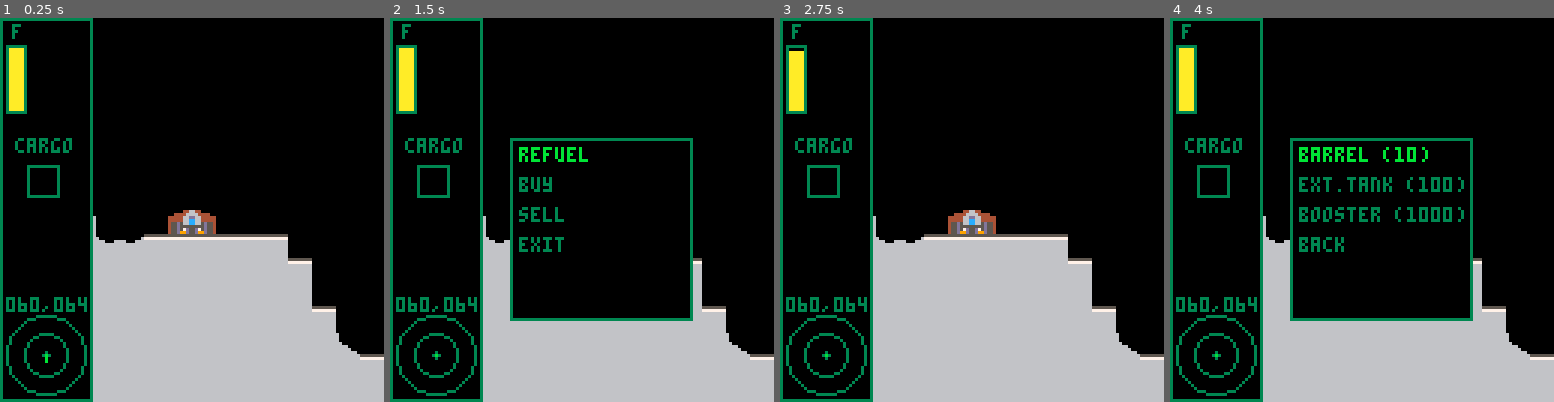
Above: before the commit, frames 1-4 (left to right).
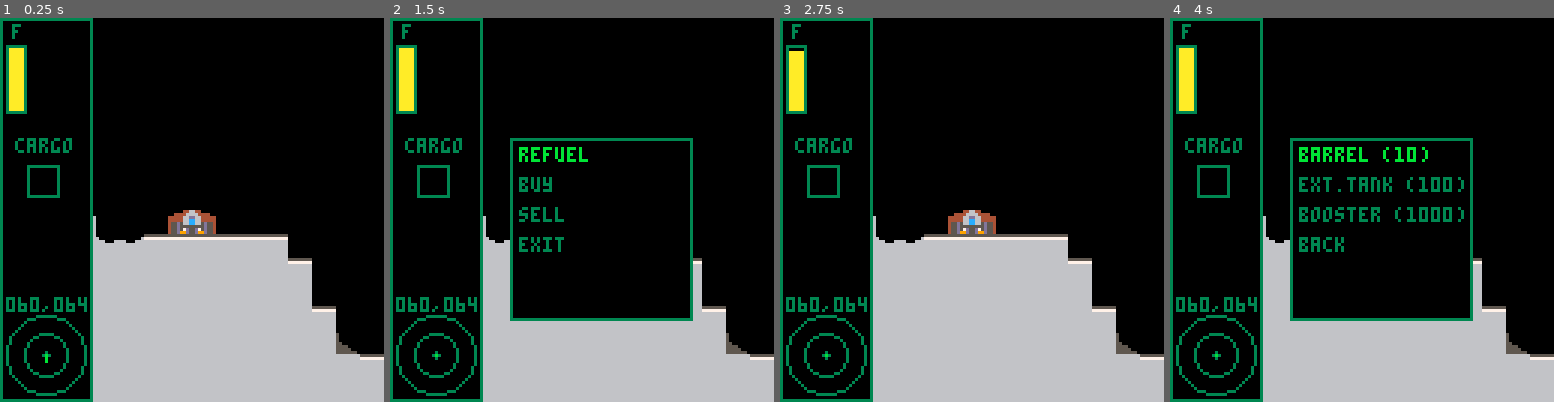
Above: after the commit, the same moments.

Repository: sam-higton/pico8-experiments
Game: PICO-8 cartridge lunar/lunar.p8
The game is run twice, just before and just after one commit, with the same random seed, the same clock (stepped at 60 frames per second) and the same inputs.
Inputs:
- Up to frame 1 (0.25 s): no input
- Up to frame 2 (1.5 s): tap O (Z key) at 0.7 s
- Up to frame 3 (2.75 s): hold Right 1.6-2.1 s; tap O (Z key) at 1.7, 2.1, 2.5 s; hold Up 2.15-2.42 s; hold Right from 2.47 s (still down)
- Up to frame 4 (4 s): tap O (Z key) at 2.9, 3.3, 3.7 s; release Right at 3.03 s; hold Left 3.08-3.58 s; hold Down 3.63-3.97 s

The runs differ from the first frame. In frame 1, 0.1% of the frame differs, in the area x 87-93%, y 82-88%; in frame 2, 0.1%; in frame 3, 0.1%; in frame 4, 0.1%.

Commit message:
adding starfield demo

Diff:
--- a/lunar/lunar.p8
+++ b/lunar/lunar.p8
@@ -6,6 +6,7 @@
 local playership
 local crashed_ships = {}
 local barrels = {}
+local layer_1 = {}
 
 local ship = {}
 ship.__index = ship
@@ -44,7 +45,7 @@
     self:update_menu()
 
     if btnp(⬇️) and not self.in_menu then
-        self:deploy_cargo()
+        self:manage_cargo()
     end
 end
 
@@ -168,6 +169,14 @@
     self.selected_item = 1
 end
 
+function ship:manage_cargo()
+    map_pos = self:map_pos()
+    target = mget(map_pos.x, map_pos.y)
+    if(target == 0) return self:deploy_cargo()
+
+    return self:retrieve_cargo(target)
+end
+
 function ship:deploy_cargo()
     if self.cargo == nil then return end
 
@@ -178,6 +187,15 @@
         pos=pos,
         fuel=50
     })
+end
+
+function ship:retrieve_cargo(cargo)
+    if (self.cargo != nil) return
+    if (fget(cargo, 4)) return
+
+    self.cargo = cargo
+    pos = self:map_pos()
+    mset(pos.x, pos.y, 0)
 end
 
 function ship:back()
@@ -498,22 +516,22 @@
 end
 
 __gfx__
-00000000000660006666666655555555000000000000000055555555555555550099990000000000000000000000000000000000000000000000000000000000
-00000000006666006666666677777777000000066000000099999999666666660955559000000000000000000000000000000000000000000000000000000000
-00700700066dd6606666666666666666660006666660006655444554cc777cc70a9999a000000000000000000000000000000000000000000000000000000000
-00077000066cc6606666666666666666666666666666666644444444777777770aaa88a000000000000000000000000000000000000000000000000000000000
-00077000066cc6606666666666666666666666666666666644455446777777760aa8aaa000000000000000000000000000000000000000000000000000000000
-0070070055555555666666666666666666666666666666664445544677c7cc760aa88aa000000000000000000000000000000000000000000000000000000000
-0000000007000070666666666666666666666666666666664444444677c7777609a8aa9000000000000000000000000000000000000000000000000000000000
-0000000099000099666666666666666666666666666666666644446666777c660599995000000000000000000000000000000000000000000000000000000000
-00000000000000000666666666666660000000000000000000000000000000000000000000000000000000000000000000000000000000000000000000000000
-00000000000000000006666666666000000000066000000000000000000000000000000000000000000000000000000000000000000000000000000000000000
-0000000006d000000000666666660000000000066000000000000000000000000000000000000000000000000000000000000000000000000000000000000000
-00000000666600000000006666000000000000066000000000000000000000000000000000000000000000000000000000000000000000000000000000000000
-0000000066d666000000000660000000000000666600000000000000000000000000000000000000000000000000000000000000000000000000000000000000
-000000006dc666550000000660000000000066666666000000000000000000000000000000000000000000000000000000000000000000000000000000000000
-000000006c5755670000000660000000000666666666600000000000000000000000000000000000000000000000000000000000000000000000000000000000
-00000000559060090000000000000000066666666666666000000000000000000000000000000000000000000000000000000000000000000000000000000000
+00000000000660006666666655555555000000000000000055555555555555550099990000cccc00000000000000000000000000000000000000000000000000
+0000000000666600666666667777777700000006600000009999999966666666095555900c3333c0000000000000000000000000000000000000000000000000
+00700700066dd6606666666666666666660006666660006655444554cc777cc70a9999a0c33bb33c000000000000000000000000000000000000000000000000
+00077000066cc6606666666666666666666666666666666644444444777777770aaa88a0c3b88b3c000000000000000000000000000000000000000000000000
+00077000066cc6606666666666666666666666666666666644455446777777760aa8aaa0c3b88b3c000000000000000000000000000000000000000000000000
+0070070055555555666666666666666666666666666666664445544677c7cc760aa88aa0c33bb33c000000000000000000000000000000000000000000000000
+0000000007000070666666666666666666666666666666664444444677c7777609a8aa900c3333c0000000000000000000000000000000000000000000000000
+0000000099000099666666666666666666666666666666666644446666777c660599995000cccc00000000000000000000000000000000000000000000000000
+00000000000000000555555555555550000000000000000000000000000000000000000000000000000000000000000000000000000000000000000000000000
+00000000000000000005555555555000000000055000000000000000000000000000000000000000000000000000000000000000000000000000000000000000
+0000000006d000000000555555550000000000055000000000000000000000000000000000000000000000000000000000000000000000000000000000000000
+00000000666600000000005555000000000000055000000000000000000000000000000000000000000000000000000000000000000000000000000000000000
+0000000066d666000000000550000000000000555500000000000000000000000000000000000000000000000000000000000000000000000000000000000000
+000000006dc666550000000550000000000055555555000000000000000000000000000000000000000000000000000000000000000000000000000000000000
+000000006c5755670000000550000000000555555555500000000000000000000000000000000000000000000000000000000000000000000000000000000000
+00000000559060090000000000000000055555555555555000000000000000000000000000000000000000000000000000000000000000000000000000000000
 00000000000004444440000000000000000000000000000000000000000000000000000000000000000000000000000000000000000000000000000000000000
 00000000004444444444440000000000000000000000000000000000000000000000000000000000000000000000000000000000000000000000000000000000
 00000000444444444444444400000000000000000000000000000000000000000000000000000000000000000000000000000000000000000000000000000000
@@ -627,7 +645,7 @@
 20202020202020202020202020202020202020202020202020202020202020202020202020202020202020202020202020202020202020202020202020202020
 20202020202020202020202020202020202020202020202020202020202020202020202020202020202020202020202020202020202020202020202020202020
 __gff__
-0000010102020509200000000000000000000000000000000000000000000000001010000000000000000000000000000000000000000000000000000000000000000000000000000000000000000000000000000000000000000000000000000000000000000000000000000000000000000000000000000000000000000000
+0000010102020509204000000000000000000000000000000000000000000000001010000000000000000000000000000000000000000000000000000000000000000000000000000000000000000000000000000000000000000000000000000000000000000000000000000000000000000000000000000000000000000000
 0000000000000000000000000000000000000000000000000000000000000000000000000000000000000000000000000000000000000000000000000000000000000000000000000000000000000000000000000000000000000000000000000000000000000000000000000000000000000000000000000000000000000000
 __map__
 0000000000000000000000000000000000000000000000000000000000000002020202020202020202020202020202020202020202020202020202020202020202020202020202020202020202020202020202020202020202020202020202020202020202020202020202020202020202020202020202020202020202020202
@@ -637,7 +655,7 @@
 0000000000000000000000000000000000000000000000000000000002020202020202020000000000000000000000000002020202020202020202020202020202020202020202020202020202020202020202020202020202020202020202020202020202020202020202020202020202020202020202020202020202020202
 0000000000000000000000000000000000000000000000000000000202020202020202000000000000000000000000000002020202020202020202020202020202020202020202020202020202020202020202020202020202020202020202020202020202020202020202020202020202020202020202020202020202020202
 0000000000000000000000000000000000000000000000000003030202020202020202000000000000000000000000000002020202020202020202020202020202020202020202020202020202020202020202020202020202020202020202020202020202020202020202020202020202020202020202020202020202020202
-0000000000000000000000000000000000000000000000030302020202020202020202000000000000000000000000000002020202020202020202020202020202020202020202020202020202020202020202020202020202020202020202020202020202020202020202020202020202020202020202020202020202020202
+0000000000000000000000000000000000000000000000030302020202020202020202000000000000000000000000090002020202020202020202020202020202020202020202020202020202020202020202020202020202020202020202020202020202020202020202020202020202020202020202020202020202020202
 0203030500000021220000000000000000000000000003020202020202020202020200000000000000000000000306070302020202020202020202020202020202020202020202020202020202020202020202020202020202020202020202020202020202020202020202020202020202020202020202020202020202020202
 0202020205040303030303030000000000000000000302020202020202020202020000000000000000000000030202020202020202020202020202020202020202020202020202020202020202020202020202020202020202020202020202020202020202020202020202020202020202020202020202020202020202020202
 0202020202020202020202020300000000000000030202020202020202020202130000000000000000140503020202020202020202020202020202020202020202020202020202020202020202020202020202020202020202020202020202020202020202020202020202020202020202020202020202020202020202020202
--- /dev/null
+++ b/star_test/star_test.p8
@@ -0,0 +1,191 @@
+pico-8 cartridge // http://www.pico-8.com
+version 42
+__lua__
+
+local camx = 0
+local camy = 0
+local layer_1
+
+local Starfield = {}
+Starfield.__index = Starfield
+
+function Starfield.new(color, rate, amount)
+	new_starfield = {
+		color=color,
+		rate=rate,
+		sizes={1,2},
+		stars={}
+	}
+
+	for i=1,amount,1 do
+		local size = 1
+		if (rnd(1) > 0.95) size = 2
+		add(new_starfield.stars, {
+			x=flr(rnd(128*(128 / 8))),
+			y=flr(rnd(128*(32 / 8))),
+			size=size
+		})
+	end
+
+	setmetatable(new_starfield, Starfield)
+	return new_starfield
+end
+
+function Starfield:draw(offsetx, offsety)
+	for index, star in pairs(self.stars) do
+		local x = star.x + offsetx * (1 - self.rate)
+		local y = star.y + offsety * (1 - self.rate)
+		if star.size == 2 then
+			circfill(x,y , 1, self.color)
+		else
+			pset(x, y, self.color)
+		end
+	end
+end
+
+function _init()
+	layer_1 = Starfield.new(7, 0.3, 1000)
+	layer_2 = Starfield.new(5, 0.07, 700)
+end
+
+function _update()
+ if(btn(⬅️) and camx > 0) camx-= 1
+ if(btn(➡️)) camx+= 1
+ if(btn(⬆️) and camy > 0) camy-= 1
+ if(btn(⬇️)) camy+= 1
+
+ camera(camx, camy)
+end
+
+function _draw()
+	cls()
+	layer_2:draw(camx, camy)
+	layer_1:draw(camx, camy)
+	map()
+end
+…(100 lines of a section not shown)…
+__map__
+0100000000000001000000000000000100010000000000000100000000000000010001000000000000010000000000000001000000000000000000000000000000000000000000000000000000000000000000000000000000000000000000000000000000000000000000000000000000000000000000000000000000000000
+0000000000000000000000000000000000000000000000000000000000000000000000000000000000000000000000000000000000000000000000000000000000000000000000000000000000000000000000000000000000000000000000000000000000000000000000000000000000000000000000000000000000000000
+0000000000000000000000000000000000000000000000000000000000000000000000000000000000000000000000000000000000000000000000000000000000000000000000000000000000000000000000000000000000000000000000000000000000000000000000000000000000000000000000000000000000000000
+0000000000000000000000000000000000000000000000000000000000000000000000000000000000000000000000000000000000000000000000000000000000000000000000000000000000000000000000000000000000000000000000000000000000000000000000000000000000000000000000000000000000000000
+0000000000000000000000000000000000000000000000000000000000000000000000000000000000000000000000000000000000000000000000000000000000000000000000000000000000000000000000000000000000000000000000000000000000000000000000000000000000000000000000000000000000000000
+0000000000000000000000000000000000000000000000000000000000000000000000000000000000000000000000000000000000000000000000000000000000000000000000000000000000000000000000000000000000000000000000000000000000000000000000000000000000000000000000000000000000000000
+0000000000000000000000000000000000000000000000000000000000000000000000000000000000000000000000000000000000000000000000000000000000000000000000000000000000000000000000000000000000000000000000000000000000000000000000000000000000000000000000000000000000000000
+0100000000000001000000000000000100010000000000000100000000000000010001000000000000010000000000000001000000000000000000000000000000000000000000000000000000000000000000000000000000000000000000000000000000000000000000000000000000000000000000000000000000000000
+0000000000000000000000000000000000000000000000000000000000000000000000000000000000000000000000000000000000000000000000000000000000000000000000000000000000000000000000000000000000000000000000000000000000000000000000000000000000000000000000000000000000000000
+0000000000000000000000000000000000000000000000000000000000000000000000000000000000000000000000000000000000000000000000000000000000000000000000000000000000000000000000000000000000000000000000000000000000000000000000000000000000000000000000000000000000000000
+0000000000000000000000000000000000000000000000000000000000000000000000000000000000000000000000000000000000000000000000000000000000000000000000000000000000000000000000000000000000000000000000000000000000000000000000000000000000000000000000000000000000000000
+0000000000000000000000000000000000000000000000000000000000000000000000000000000000000000000000000000000000000000000000000000000000000000000000000000000000000000000000000000000000000000000000000000000000000000000000000000000000000000000000000000000000000000
+0000000000000000000000000000000000000000000000000000000000000000000000000000000000000000000000000000000000000000000000000000000000000000000000000000000000000000000000000000000000000000000000000000000000000000000000000000000000000000000000000000000000000000
+0000000000000000000000000000000000000000000000000000000000000000000000000000000000000000000000000000000000000000000000000000000000000000000000000000000000000000000000000000000000000000000000000000000000000000000000000000000000000000000000000000000000000000
+0000000000000000000000000000000000000000000000000000000000000000000000000000000000000000000000000000000000000000000000000000000000000000000000000000000000000000000000000000000000000000000000000000000000000000000000000000000000000000000000000000000000000000
+0100000000000001000000000000000100010000000000000100000000000000010001000000000000010000000000000001000000000000000000000000000000000000000000000000000000000000000000000000000000000000000000000000000000000000000000000000000000000000000000000000000000000000
+0000000000000000000000000000000000000000000000000000000000000000000000000000000000000000000000000000000000000000000000000000000000000000000000000000000000000000000000000000000000000000000000000000000000000000000000000000000000000000000000000000000000000000
+0100000000000001000000000000000100010000000000000100000000000000010001000000000000010000000000000001000000000000000000000000000000000000000000000000000000000000000000000000000000000000000000000000000000000000000000000000000000000000000000000000000000000000
+0000000000000000000000000000000000000000000000000000000000000000000000000000000000000000000000000000000000000000000000000000000000000000000000000000000000000000000000000000000000000000000000000000000000000000000000000000000000000000000000000000000000000000
+0000000000000000000000000000000000000000000000000000000000000000000000000000000000000000000000000000000000000000000000000000000000000000000000000000000000000000000000000000000000000000000000000000000000000000000000000000000000000000000000000000000000000000
+0000000000000000000000000000000000000000000000000000000000000000000000000000000000000000000000000000000000000000000000000000000000000000000000000000000000000000000000000000000000000000000000000000000000000000000000000000000000000000000000000000000000000000
+0000000000000000000000000000000000000000000000000000000000000000000000000000000000000000000000000000000000000000000000000000000000000000000000000000000000000000000000000000000000000000000000000000000000000000000000000000000000000000000000000000000000000000
+0000000000000000000000000000000000000000000000000000000000000000000000000000000000000000000000000000000000000000000000000000000000000000000000000000000000000000000000000000000000000000000000000000000000000000000000000000000000000000000000000000000000000000
+0000000000000000000000000000000000000000000000000000000000000000000000000000000000000000000000000000000000000000000000000000000000000000000000000000000000000000000000000000000000000000000000000000000000000000000000000000000000000000000000000000000000000000
+0100000000000001000000000000000100010000000000000100000000000000010001000000000000010000000000000001000000000000000000000000000000000000000000000000000000000000000000000000000000000000000000000000000000000000000000000000000000000000000000000000000000000000
Not shown, changed: 100 lines of the sprite sheet (__gfx__) section of star_test/star_test.p8
